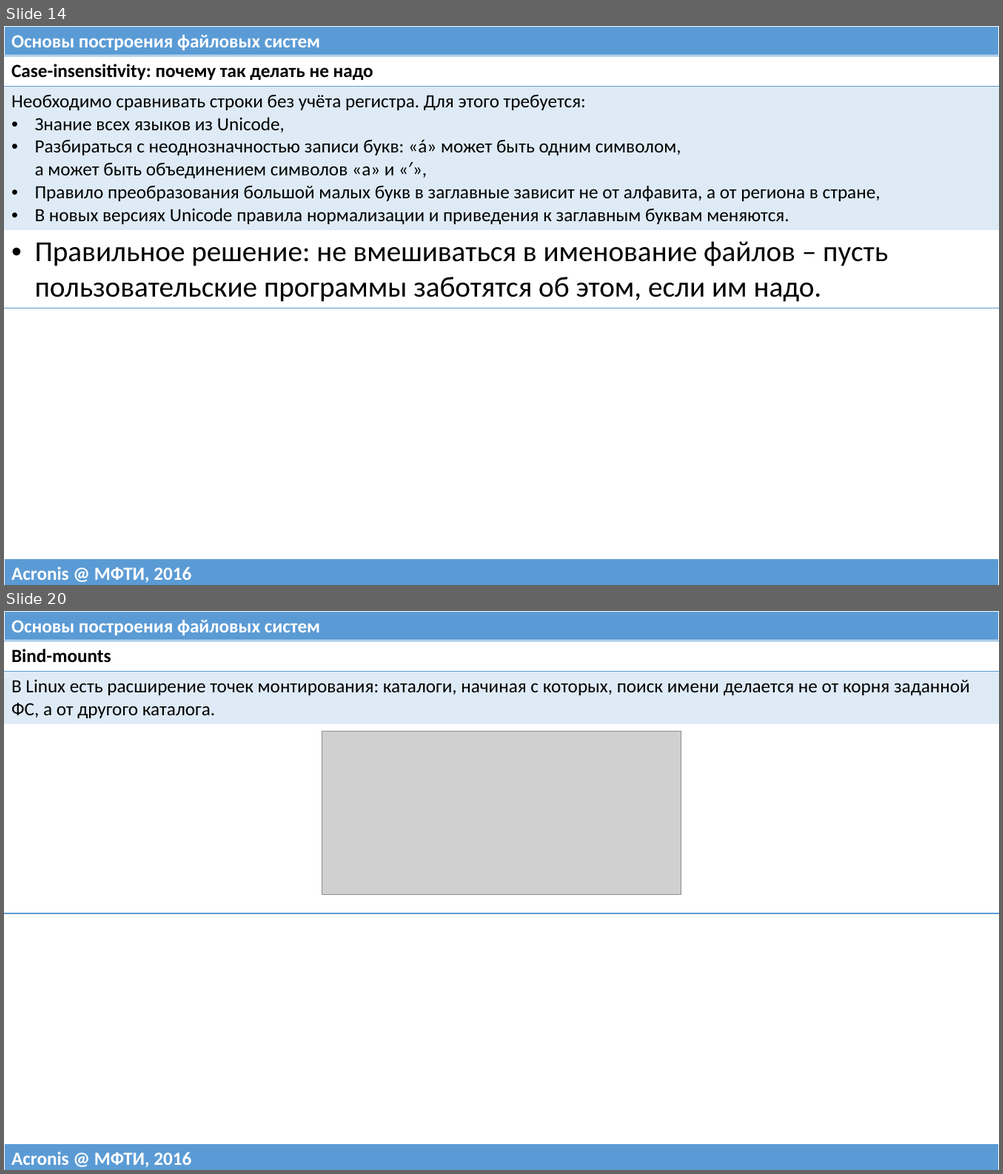
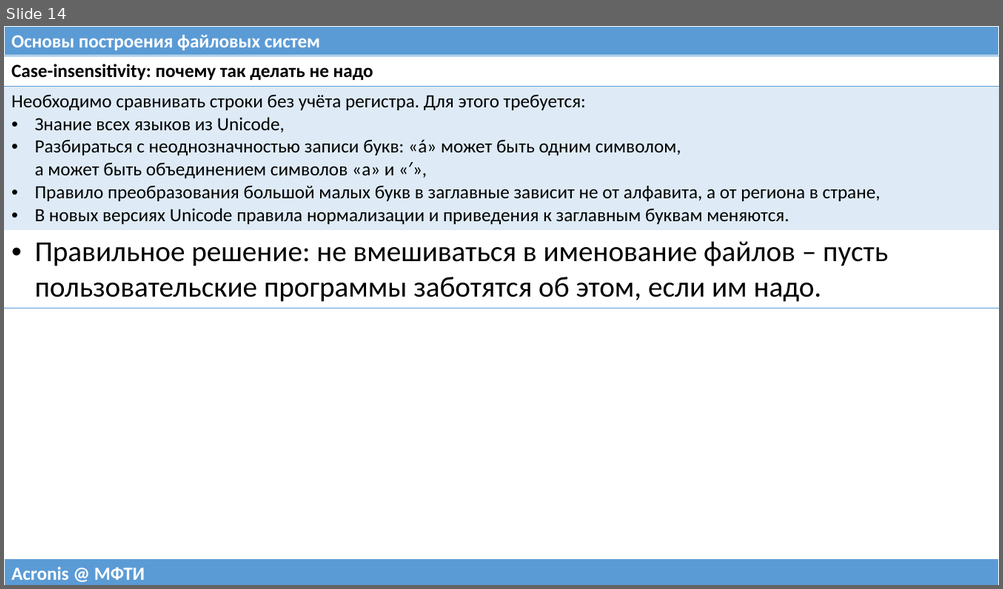
Before and after one commit to 75cc8545e7b021ed280ed0ef99fc7fc4/filesystems-101, a slide deck: talks/src/class01.pptx. Shown one above the other, each under a label of ours: slides 14 and 20 before the commit, slide 14 after it; the slides between them are not shown. The pictures are 1003x1174 and 1003x589 pixels, drawn with LibreOffice and Linux fonts; fonts in the diff are those of the drawing; grey boxes stand for pictures. Boxes give left, top, right and bottom in pixels: in the first picture for what was removed or moved away, otherwise in the second. Text is boxed around its words. In the diff, an @@ line names an element or a change of style, - is before the commit and + after.

```diff
--- a/talks/src/class01.pptx
+++ b/talks/src/class01.pptx
@@ slide 20 removed at [4,611,999,1170], background #FFFFFF @@
@@ table removed at [4,611,999,641], 1 rows, 1 columns @@
-Основы построения файловых систем
@@ table removed at [4,641,999,909], 3 rows, 1 columns @@
-Bind-mounts
-В Linux есть расширение точек монтирования: каталоги, начиная с которых, поиск имени делается не от корня заданной ФС, а от другого каталога.
-
@@ picture removed at [322,731,680,895] @@
@@ table removed at [4,1144,999,1170], 1 rows, 1 columns @@
-Acronis @ МФТИ, 2016
@@ slide 14 changed as well @@
@@ table at [4,559,999,585] @@
-row 1, column 1: Acronis @ МФТИ, 2016
+row 1, column 1: Acronis @ МФТИ
```
Also in this commit, not shown: 13 other slides changed, 13 other slides removed, 3 other files.
